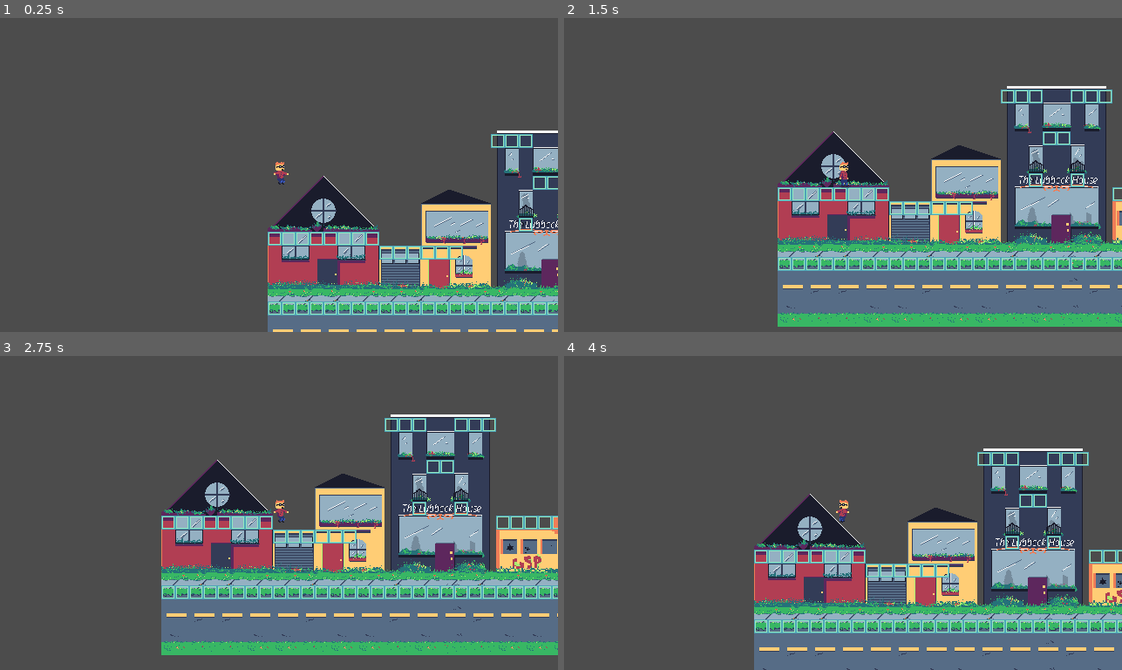
Above: before the commit, frames 1-4 (two rows, left to right).
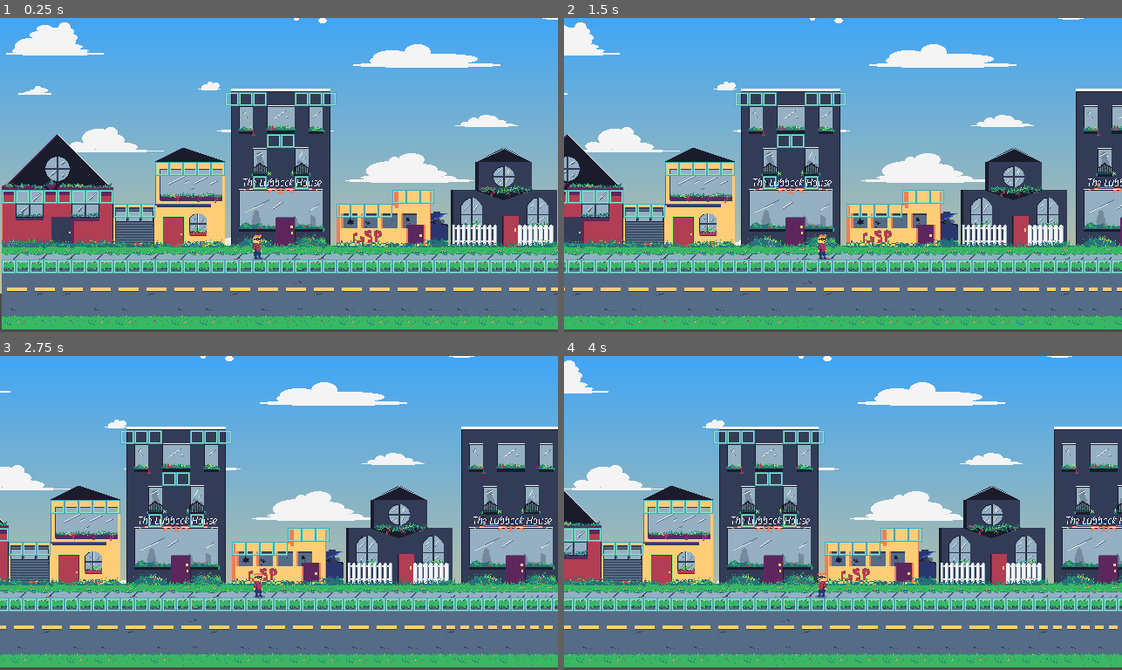
Above: after the commit, the same moments.

Repository: TylerZonies/GJ_SuperVictim
Game: Godot game, scene res://scenes/tilemaps.tscn
Two runs of this game, one before a commit and one after it. Both use one fixed random seed, a clock stepped at 60 frames per second and the inputs below. The project has no main scene, so this scene is started directly.
Inputs:
- Up to frame 1 (0.25 s): no input
- Up to frame 2 (1.5 s): hold D (right) 0.53-1.28 s; hold S (down) from 1.28 s (still down)
- Up to frame 3 (2.75 s): release S (down) at 2.03 s; hold D (right) from 2.03 s (still down)
- Up to frame 4 (4 s): release D (right) at 2.78 s; hold W (up) 2.78-3.53 s; hold A (left) from 3.53 s (still down)

The runs differ from the first frame. In frame 1, 97% of the frame differs, in the area x 0-100%, y 0-100%; in frame 2, 85%; in frame 3, 89%; in frame 4, 93%.

Commit message:
added parallax background

Diff:
--- a/SUPERVICTIM/assets/background.tres
+++ b/SUPERVICTIM/assets/background.tres
@@ -1,10 +1,11 @@
-[gd_resource type="TileSet" load_steps=6 format=2]
+[gd_resource type="TileSet" load_steps=7 format=2]
 
 [ext_resource path="res://assets/sprites/tiles/house1.png" type="Texture" id=1]
 [ext_resource path="res://assets/sprites/tiles/house2.png" type="Texture" id=2]
 [ext_resource path="res://assets/sprites/tiles/house3.png" type="Texture" id=3]
 [ext_resource path="res://assets/sprites/tiles/house4.png" type="Texture" id=4]
 [ext_resource path="res://assets/sprites/tiles/house5.png" type="Texture" id=5]
+[ext_resource path="res://assets/sprites/tiles/park1.png" type="Texture" id=6]
 
 [resource]
 0/name = "house1.png 0"
@@ -77,3 +78,17 @@
 4/shape_one_way_margin = 0.0
 4/shapes = [  ]
 4/z_index = 0
+5/name = "park1.png 5"
+5/texture = ExtResource( 6 )
+5/tex_offset = Vector2( 0, 0 )
+5/modulate = Color( 1, 1, 1, 1 )
+5/region = Rect2( 0, 0, 128, 96 )
+5/tile_mode = 0
+5/occluder_offset = Vector2( 0, 0 )
+5/navigation_offset = Vector2( 0, 0 )
+5/shape_offset = Vector2( 0, 0 )
+5/shape_transform = Transform2D( 1, 0, 0, 1, 0, 0 )
+5/shape_one_way = false
+5/shape_one_way_margin = 0.0
+5/shapes = [  ]
+5/z_index = 0
--- /dev/null
+++ b/SUPERVICTIM/scenes/ParallaxBackground.tscn
@@ -0,0 +1,18 @@
+[gd_scene load_steps=3 format=2]
+
+[ext_resource path="res://scripts/TimeParallax.gd" type="Script" id=1]
+[ext_resource path="res://assets/sprites/cloud_parralax.png" type="Texture" id=2]
+
+[node name="Parrali" type="Node"]
+
+[node name="TimeParallax" type="ParallaxBackground" parent="."]
+offset = Vector2( 100, 0 )
+transform = Transform2D( 1, 0, 0, 1, 100, 0 )
+scroll_ignore_camera_zoom = true
+script = ExtResource( 1 )
+
+[node name="clouds" type="ParallaxLayer" parent="TimeParallax"]
+motion_mirroring = Vector2( 1280, 0 )
+
+[node name="Sprite" type="Sprite" parent="TimeParallax/clouds"]
+texture = ExtResource( 2 )
--- a/SUPERVICTIM/scenes/tilemaps.tscn
+++ b/SUPERVICTIM/scenes/tilemaps.tscn
@@ -1,18 +1,19 @@
-[gd_scene load_steps=5 format=2]
+[gd_scene load_steps=6 format=2]
 
 [ext_resource path="res://assets/collision_tileset.tres" type="TileSet" id=1]
 [ext_resource path="res://assets/street_tiles.tres" type="TileSet" id=2]
 [ext_resource path="res://scenes/main_char.tscn" type="PackedScene" id=3]
 [ext_resource path="res://assets/background.tres" type="TileSet" id=4]
+[ext_resource path="res://scenes/ParallaxBackground.tscn" type="PackedScene" id=5]
 
 [node name="tilemaps" type="Node2D"]
-position = Vector2( 194.78, 108.627 )
+position = Vector2( 1.53648, 168.328 )
 
 [node name="background_shit" type="TileMap" parent="."]
 tile_set = ExtResource( 4 )
 cell_size = Vector2( 16, 16 )
 format = 1
-tile_data = PoolIntArray( -393200, 2, 0, -393176, 2, 0, -131072, 0, 0, -131064, 1, 0, -131024, 0, 0, -65504, 4, 0, 131096, 3, 0, 131128, 3, 0 )
+tile_data = PoolIntArray( -393200, 2, 0, -393176, 2, 0, -131072, 0, 0, -131064, 1, 0, -131024, 0, 0, -65504, 4, 0, 65592, 5, 0, 131096, 3, 0 )
 
 [node name="street_tiles" type="TileMap" parent="."]
 tile_set = ExtResource( 2 )
@@ -26,11 +27,16 @@
 cell_size = Vector2( 16, 16 )
 cell_custom_transform = Transform2D( 16, 0, 0, 16, 0, 0 )
 format = 1
-tile_data = PoolIntArray( -327664, 0, 0, -327663, 0, 0, -327662, 0, 0, -327659, 0, 0, -327658, 0, 0, -327657, 0, 0, -131053, 0, 0, -131052, 0, 0, 65554, 0, 0, 65557, 0, 0, 131072, 0, 0, 131073, 0, 0, 131074, 0, 0, 131075, 0, 0, 131076, 0, 0, 131077, 0, 0, 131078, 0, 0, 131079, 0, 0, 131096, 0, 0, 131097, 0, 0, 131098, 0, 0, 131099, 0, 0, 131100, 0, 0, 196616, 0, 0, 196617, 0, 0, 196618, 0, 0, 196619, 0, 0, 196620, 0, 0, 196621, 0, 0, 458752, 0, 0, 458753, 0, 0, 4587 …(892 unchanged characters)…
+tile_data = PoolIntArray( -327664, 0, 0, -327663, 0, 0, -327662, 0, 0, -327659, 0, 0, -327658, 0, 0, -327657, 0, 0, -131053, 0, 0, -131052, 0, 0, 11, 0, 0, 12, 0, 0, 13, 0, 0, 14, 0, 0, 15, 0, 0, 65554, 0, 0, 65557, 0, 0, 131072, 0, 0, 131073, 0, 0, 131074, 0, 0, 131075, 0, 0, 131076, 0, 0, 131077, 0, 0, 131078, 0, 0, 131079, 0, 0, 131100, 0, 0, 131101, 0, 0, 131102, 0, 0, 196616, 0, 0, 196617, 0, 0, 196618, 0, 0, 196632, 0, 0, 196633, 0, 0, 196634, 0, 0, 196635, 0, 0, 458752, 0, 0, 458753, 0, 0, 4587 …(892 unchanged characters)…
 
 [node name="player" parent="." instance=ExtResource( 3 )]
-position = Vector2( 14.2327, -41.2496 )
+position = Vector2( 293.25, 94.8601 )
 
 [node name="Camera2D" type="Camera2D" parent="player"]
-position = Vector2( -1.23271, 0.249619 )
+position = Vector2( -295.652, -262.609 )
+anchor_mode = 0
 current = true
+limit_left = 0
+limit_right = 1060
+
+[node name="Parrali" parent="." instance=ExtResource( 5 )]
--- /dev/null
+++ b/SUPERVICTIM/scripts/TimeParallax.gd
@@ -0,0 +1,18 @@
+extends ParallaxBackground
+
+var speed = 5
+# Declare member variables here. Examples:
+# var a = 2
+# var b = "text"
+onready var clouds = get_node("clouds")
+
+# Called when the node enters the scene tree for the first time.
+func _ready():
+	pass # Replace with function body.
+
+func _process(delta):
+	clouds.motion_offset.x += delta * speed
+
+# Called every frame. 'delta' is the elapsed time since the previous frame.
+#func _process(delta):
+#	pass
Binary file added: SUPERVICTIM/assets/asesprite/cloud_parallax.aseprite
Binary file added: SUPERVICTIM/assets/asesprite/cloud_parallax.png
Not shown, added: SUPERVICTIM/assets/asesprite/cloud_parallax.png.import
Binary file added: SUPERVICTIM/assets/sprites/cloud_parralax.png
Not shown, added: SUPERVICTIM/assets/sprites/cloud_parralax.png.import
Binary file added: SUPERVICTIM/assets/sprites/hills_parallax.png
Not shown, added: SUPERVICTIM/assets/sprites/hills_parallax.png.import
Binary file added: SUPERVICTIM/assets/sprites/tiles/park1.png
Not shown, added: SUPERVICTIM/assets/sprites/tiles/park1.png.import
